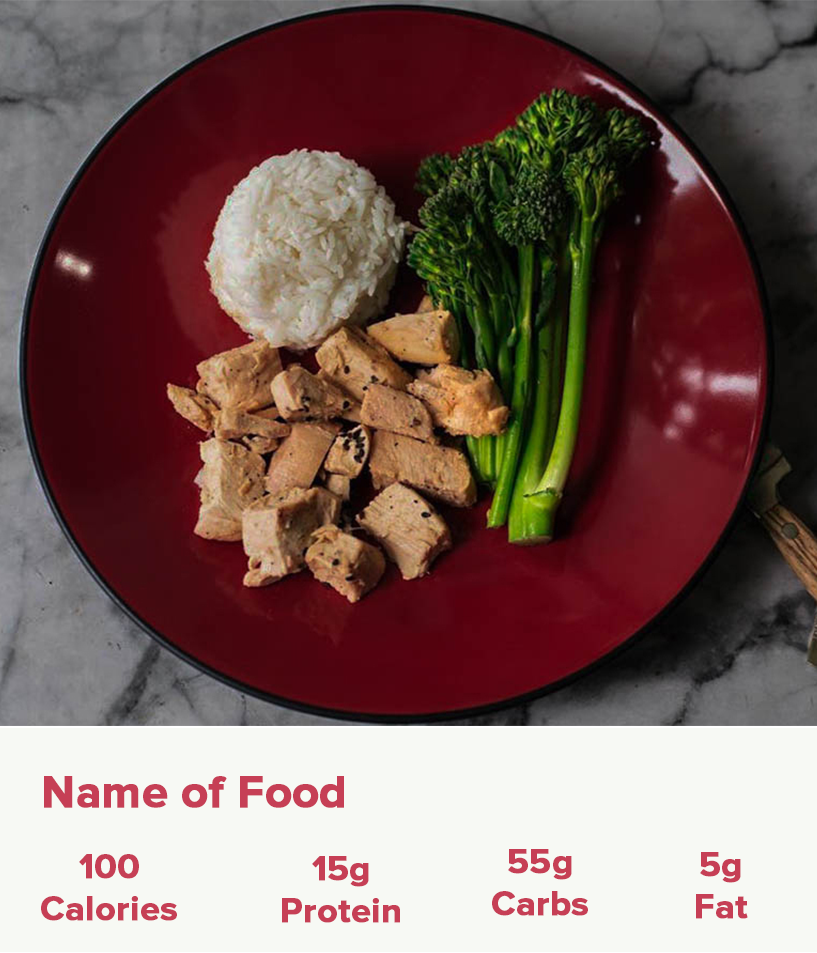
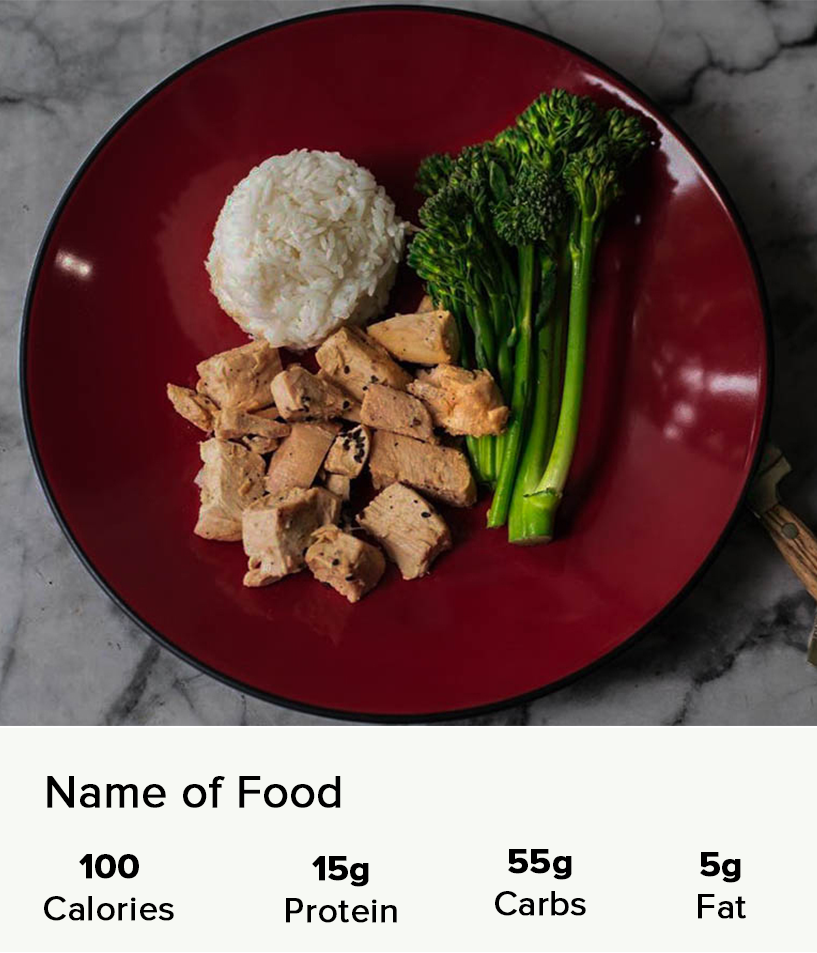
Layered file, before and after one edit (817x953). Changes by layer:
painted on "15g Protein" over (282, 856, 400, 923)
painted on "55g Carbs" over (492, 849, 588, 916)
painted on "Name of Food" over (44, 776, 344, 808)
painted on "5g Fat" over (696, 852, 748, 919)
painted on "100 Calories" over (41, 854, 177, 921)
